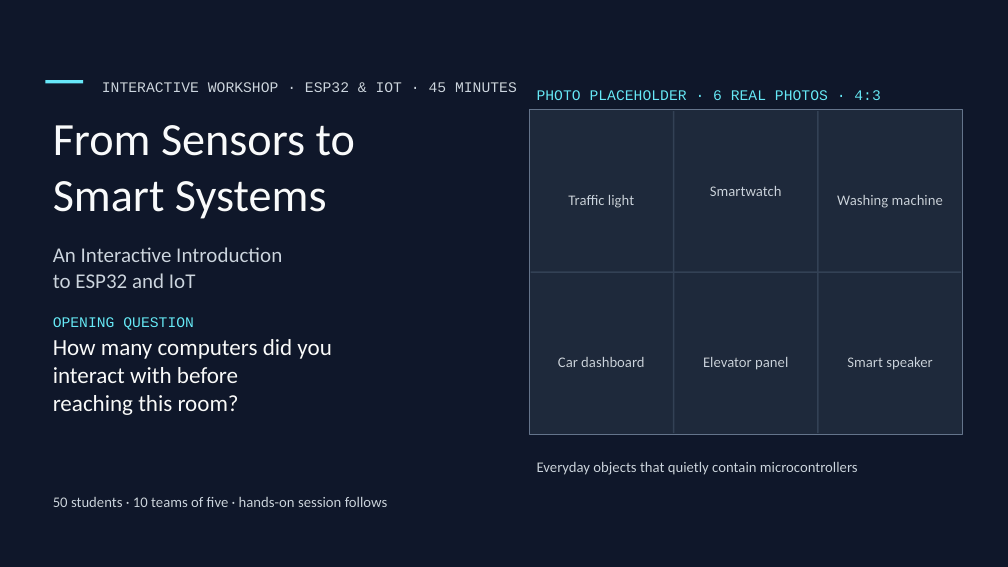
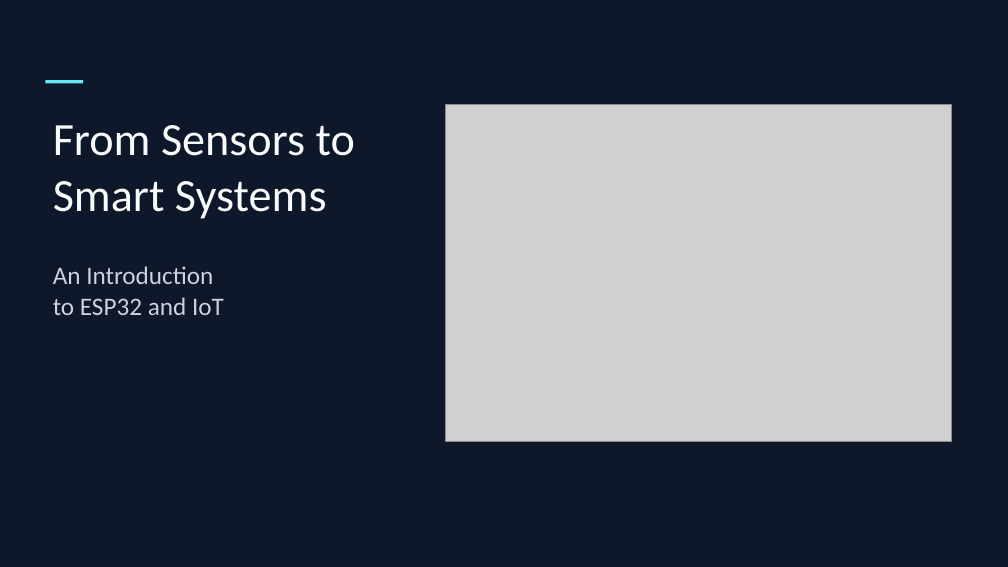
Before and after one commit to kaifshaheemj/iot-workshop, a slide deck: slide 1 of presentations/From-Sensors-to-Smart-Systems.pptx. Drawn at 1008x567 pixels with LibreOffice and Linux fonts; fonts in the diff are those of the drawing; grey boxes stand for pictures; background and template pictures are left out. Boxes give left, top, right and bottom in pixels: in the first picture for what was removed or moved away, otherwise in the second. Text is boxed around its words. In the diff, an @@ line names an element or a change of style, - is before the commit and + after.

```diff
--- a/presentations/From-Sensors-to-Smart-Systems.pptx
+++ b/presentations/From-Sensors-to-Smart-Systems.pptx
@@ rectangle removed at [0, 0, 1008, 567] @@
@@ text removed at [102, 82, 517, 92] @@
-INTERACTIVE WORKSHOP · ESP32 & IOT · 45 MINUTES
@@ picture added at [445, 104, 951, 442] @@
@@ rectangle removed at [529, 110, 963, 435] @@
@@ text removed at [537, 90, 880, 100] @@
-PHOTO PLACEHOLDER · 6 REAL PHOTOS · 4:3
@@ rectangle removed at [673, 111, 675, 433] @@
@@ rectangle removed at [817, 111, 819, 433] @@
@@ text removed at [568, 195, 634, 208] @@
-Traffic light
@@ text removed at [710, 186, 782, 196] @@
-Smartwatch
@@ text removed at [837, 195, 943, 208] @@
-Washing machine
@@ text "An Introduction": place and size @@
-text "An Introduction" at [53, 247, 282, 288]
+text "An Introduction" at [53, 266, 224, 315]
@@ text at [53, 266, 213, 284]: text changed; size 20 to 24 pt @@
-An Interactive Introduction
+An Introduction
@@ text at [53, 297, 224, 315]: size 20 to 24 pt in "to ESP32 and IoT" @@
@@ rectangle removed at [531, 271, 961, 273] @@
@@ text removed at [53, 317, 194, 330] @@
-OPENING QUESTION
@@ text removed at [53, 339, 331, 415] @@
-How many computers did you
-interact with before
-reaching this room?
@@ text removed at [558, 357, 644, 367] @@
-Car dashboard
@@ text removed at [703, 357, 788, 370] @@
-Elevator panel
@@ text removed at [847, 357, 933, 370] @@
-Smart speaker
@@ text removed at [537, 462, 858, 475] @@
-Everyday objects that quietly contain microcontrollers
@@ text removed at [53, 497, 388, 507] @@
-50 students · 10 teams of five · hands-on session follows
```
Also in this commit, not shown: 17 other slides changed, 1 slide added, 2 slides removed, 6 other files.
